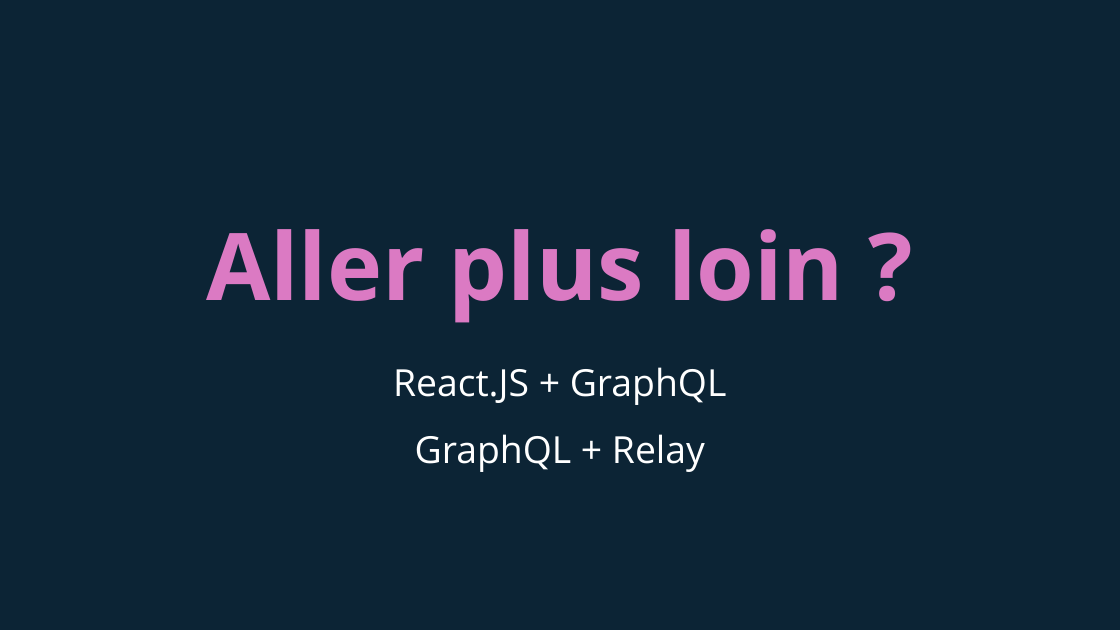
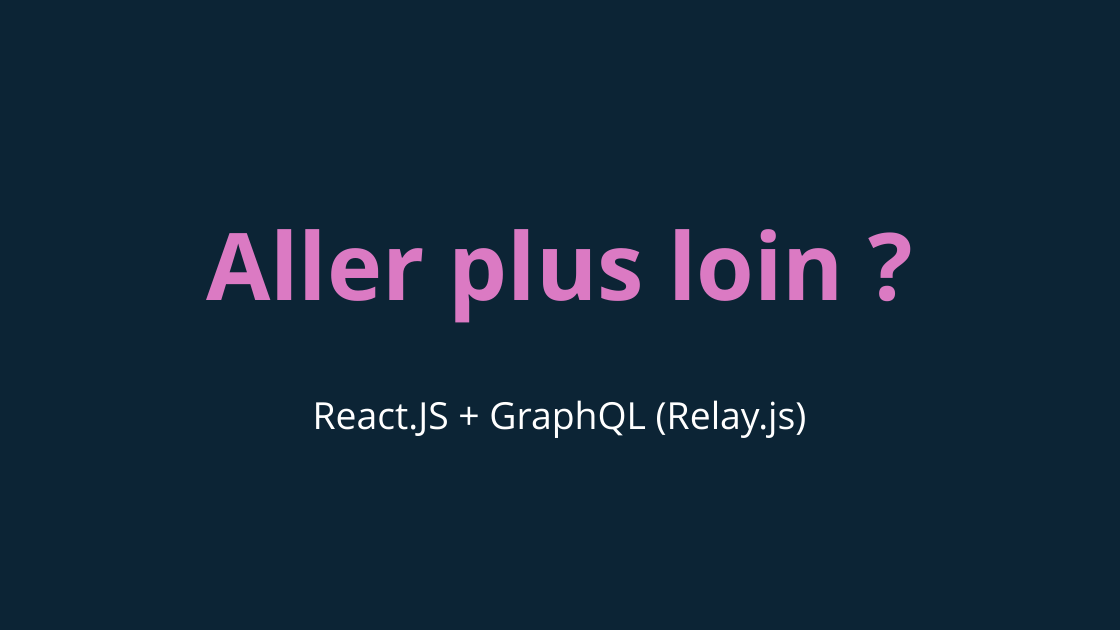
Before and after one commit to tsunammis/graphql-the-new-age-of-api, a slide deck: slide 16 of introduction-graphql.pptx (slide 17 before the commit). Drawn at 1120x630 pixels with LibreOffice and Linux fonts; fonts in the diff are those of the drawing. Boxes give left, top, right and bottom in pixels: in the first picture for what was removed or moved away, otherwise in the second. Text is boxed around its words. In the diff, an @@ line names an element or a change of style, - is before the commit and + after.

```diff
--- a/introduction-graphql.pptx
+++ b/introduction-graphql.pptx
@@ text at [313, 400, 807, 438]: text changed @@
-React.JS + GraphQL
-GraphQL + Relay
+React.JS + GraphQL (Relay.js)
```
Also in this commit, not shown: 5 other slides changed, 1 slide removed.
